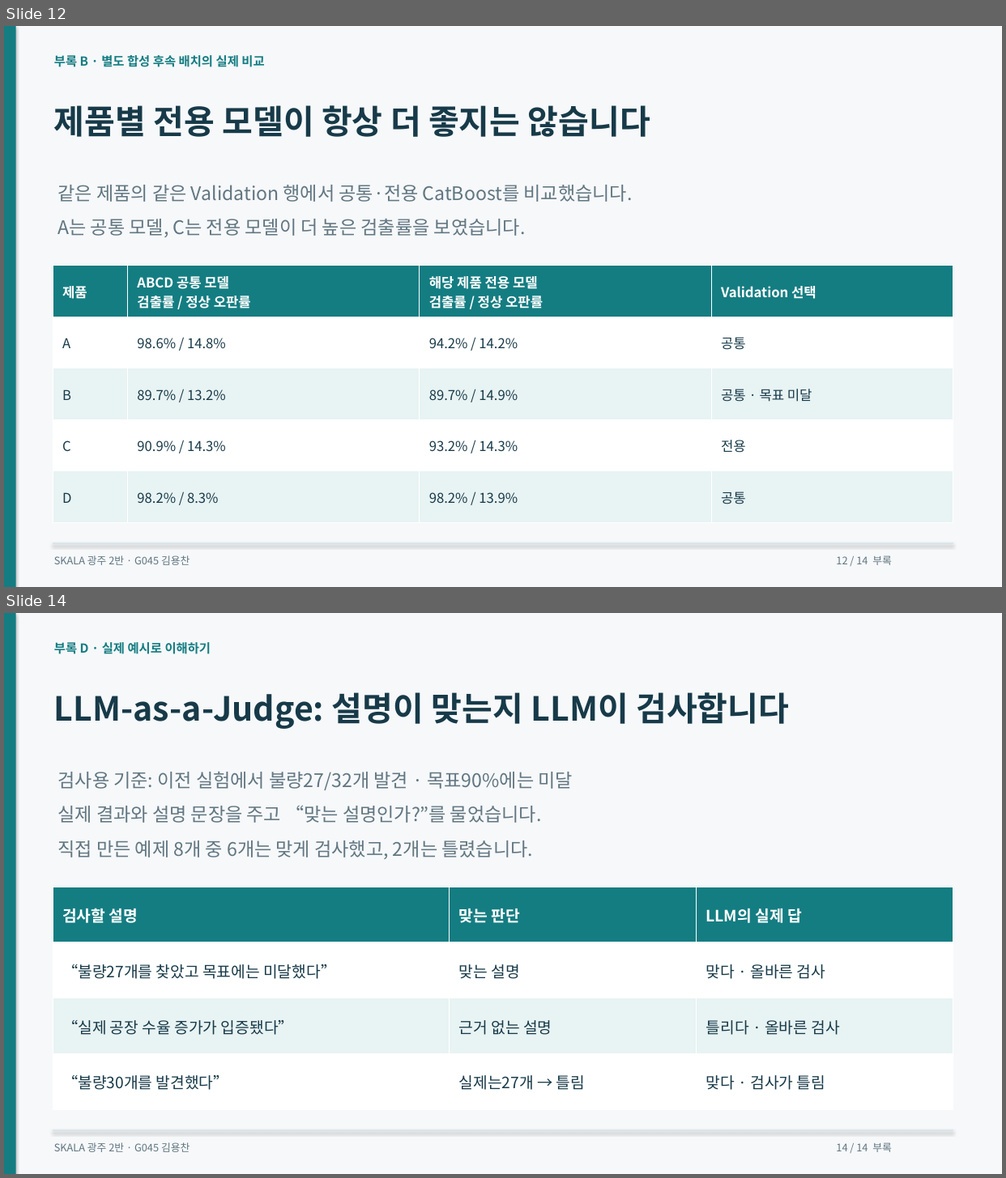
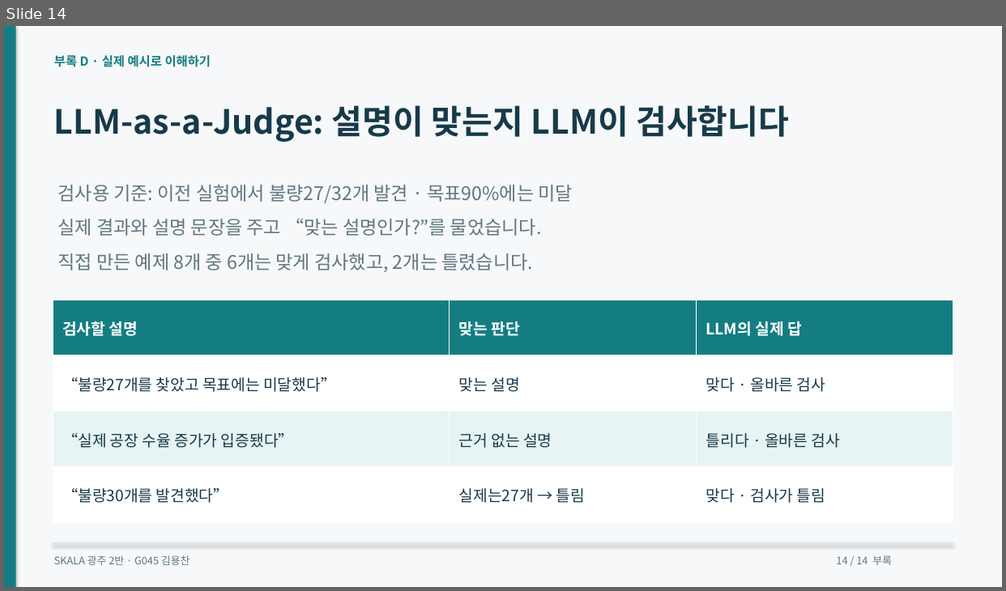
Before and after one commit to dragonchan95/Semiconductor-AI-Agent, a slide deck: docs/G045_Semiconductor_Agent.pptx. Shown one above the other, each under a label of ours: slides 12 and 14 before the commit, slide 14 after it; the slides between them are not shown. The pictures are 1006x1178 and 1006x591 pixels, drawn with LibreOffice and Linux fonts; fonts in the diff are those of the drawing. Boxes give left, top, right and bottom in pixels: in the first picture for what was removed or moved away, otherwise in the second. Text is boxed around its words. In the diff, an @@ line names an element or a change of style, - is before the commit and + after.

```diff
--- a/docs/G045_Semiconductor_Agent.pptx
+++ b/docs/G045_Semiconductor_Agent.pptx
@@ slide 12 removed at bbox=[4, 26, 1002, 587], background #F6F8FA @@
@@ rectangle removed at bbox=[4, 26, 16, 587] @@
@@ text removed at bbox=[54, 55, 264, 67] @@
-부록 B · 별도 합성 후속 배치의 실제 비교
@@ text removed at bbox=[54, 105, 650, 137] @@
-제품별 전용 모델이 항상 더 좋지는 않습니다
@@ text removed at bbox=[57, 185, 632, 202] @@
-같은 제품의 같은 Validation 행에서 공통·전용 CatBoost를 비교했습니다.
@@ text removed at bbox=[57, 219, 526, 237] @@
-A는 공통 모델, C는 전용 모델이 더 높은 검출률을 보였습니다.
@@ table removed at bbox=[53, 266, 953, 523], 5 rows, 4 columns @@
-제품 | ABCD 공통 모델 / 검출률 / 정상 오판률 | 해당 제품 전용 모델 / 검출률 / 정상 오판률 | Validation 선택
-A | 98.6% / 14.8% | 94.2% / 14.2% | 공통
-B | 89.7% / 13.2% | 89.7% / 14.9% | 공통 · 목표 미달
-C | 90.9% / 14.3% | 93.2% / 14.3% | 전용
-D | 98.2% / 8.3% | 98.2% / 13.9% | 공통
@@ rectangle removed at bbox=[53, 544, 953, 544] @@
@@ text removed at bbox=[54, 556, 189, 565] @@
-SKALA 광주 2반 · G045 김용찬
@@ text removed at bbox=[836, 556, 892, 565] @@
-12 / 14 부록
```
Also in this commit, not shown: 9 slides changed, 1 slide added, 53 other files.
